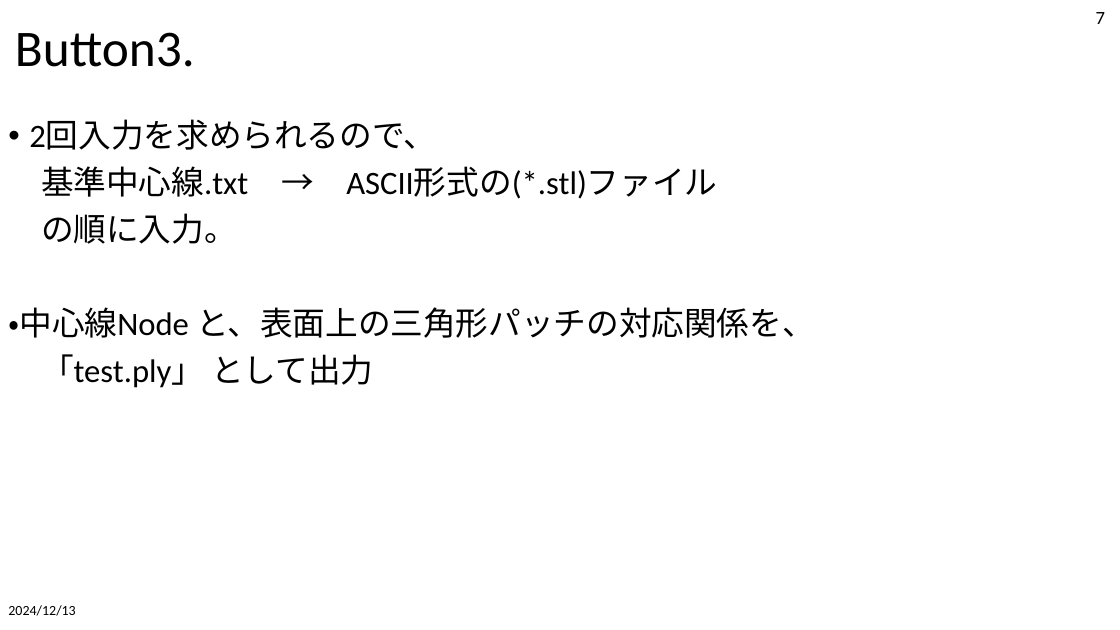
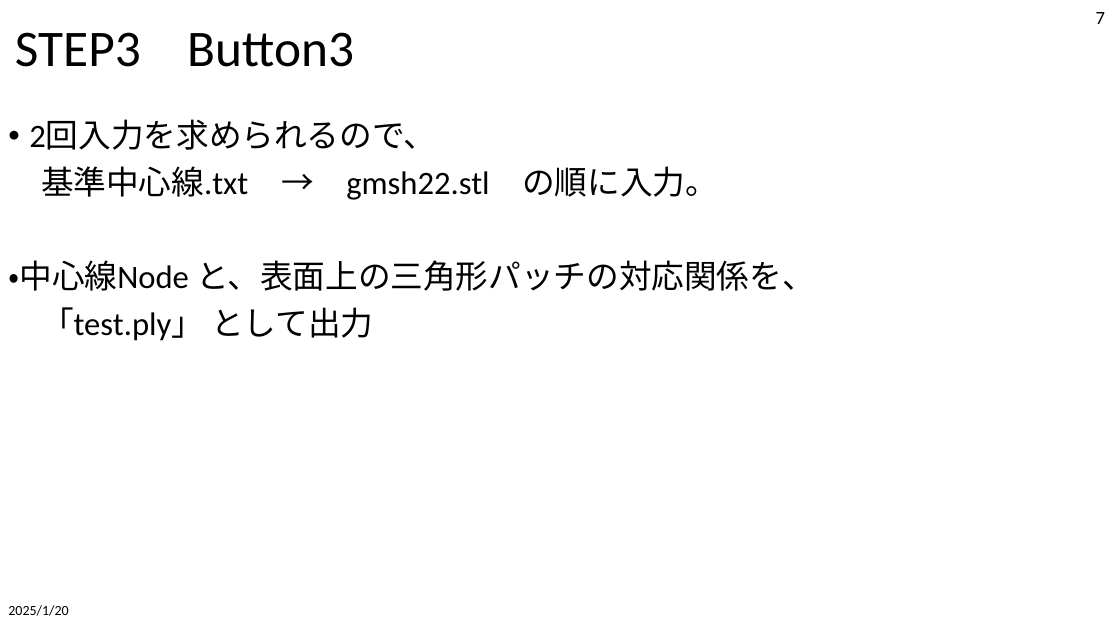
Before and after one commit to tailup7/VMD, a slide deck: slide 7 of SetupAndUsage.pptx. Drawn at 1120x630 pixels with LibreOffice and Linux fonts; fonts in the diff are those of the drawing. Boxes give left, top, right and bottom in pixels: in the first picture for what was removed or moved away, otherwise in the second. Text is boxed around its words. In the diff, an @@ line names an element or a change of style, - is before the commit and + after.

```diff
--- a/SetupAndUsage.pptx
+++ b/SetupAndUsage.pptx
@@ title at bbox=[15, 32, 354, 67]: text changed @@
-Button3.
+STEP3 Button3
@@ text at bbox=[41, 166, 718, 200]: text changed @@
-基準中心線.txt → ASCII形式の(*.stl)ファイル
-の順に入力。
+基準中心線.txt → gmsh22.stl の順に入力。
@@ text at bbox=[8, 605, 68, 616]: text changed @@
-2024/12/13
+2025/1/20
```
Also in this commit, not shown: 9 other slides changed, 43 other files.
